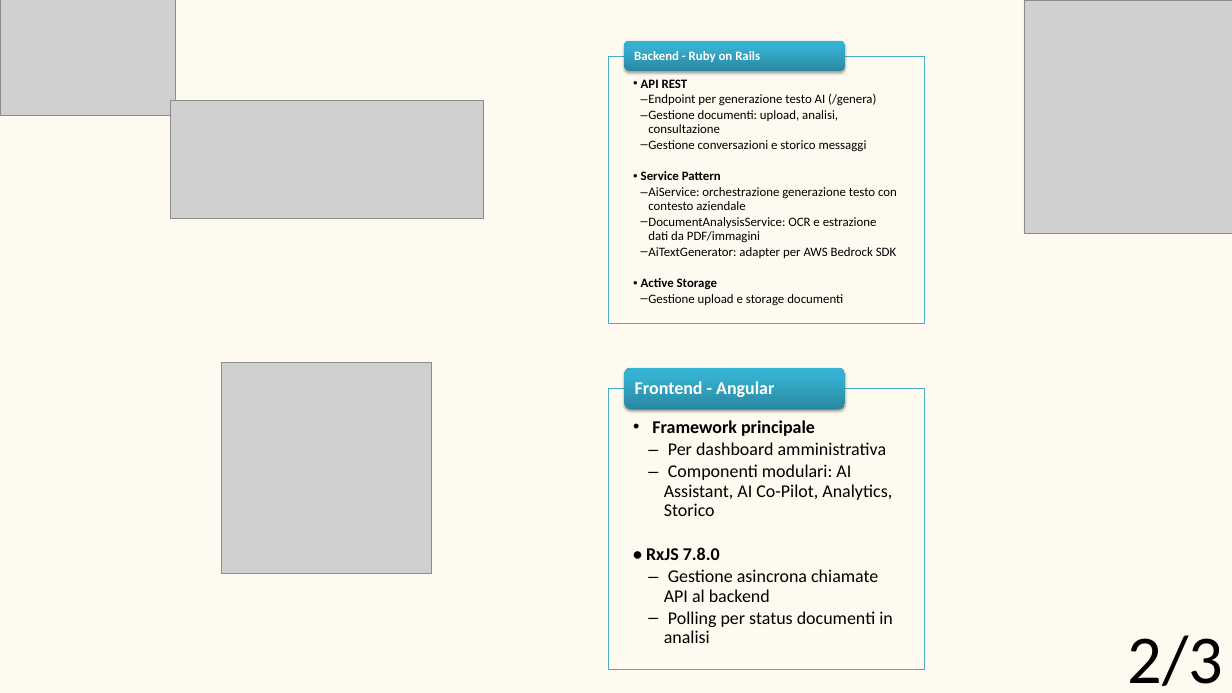
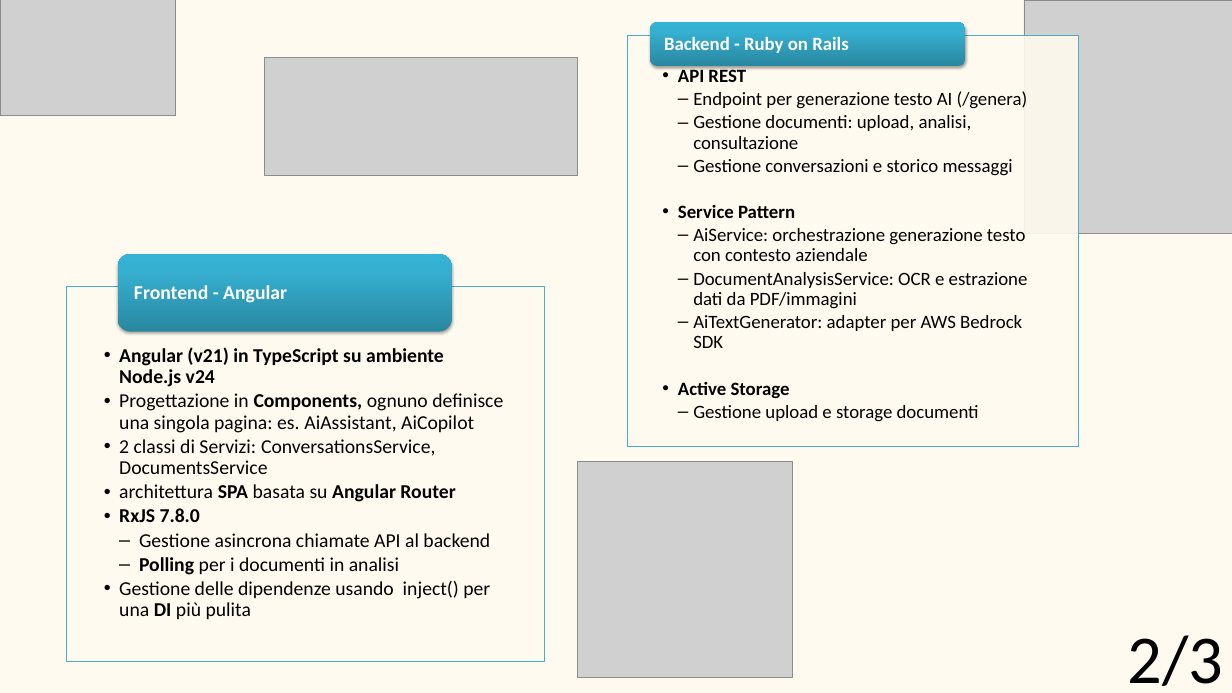
Before and after one commit to BugBustersUnipd/DocumentazioneSWE, a slide deck: slide 3 of RTB/TECNOLOGIE/Tecnologie.pptx. Drawn at 1232x693 pixels with LibreOffice and Linux fonts; fonts in the diff are those of the drawing; grey boxes stand for pictures. Boxes give left, top, right and bottom in pixels: in the first picture for what was removed or moved away, otherwise in the second. Text is boxed around its words. In the diff, an @@ line names an element or a change of style, - is before the commit and + after.

Commit message:
aggiunto angular

```diff
--- a/RTB/TECNOLOGIE/Tecnologie.pptx
+++ b/RTB/TECNOLOGIE/Tecnologie.pptx
@@ rounded rectangle: place and size @@
-rounded rectangle at box(625, 41, 845, 71)
+rounded rectangle at box(650, 22, 965, 66)
@@ text "Backend - Ruby on Rails": place and size @@
-text "Backend - Ruby on Rails" at box(634, 51, 760, 62)
+text "Backend - Ruby on Rails" at box(664, 36, 849, 53)
@@ text "Backend - Ruby on Rails" at box(664, 36, 849, 53): size 15 to 22 pt; more space between paragraphs @@
@@ picture: place and size @@
-picture at box(170, 100, 483, 218)
+picture at box(264, 58, 577, 176)
@@ text "API REST": place and size @@
-text "API REST" at box(641, 79, 897, 305)
+text "API REST" at box(678, 67, 1028, 422)
@@ text "API REST" at box(678, 67, 1028, 422): size 15 to 22 pt; indent changed; more space between paragraphs @@
@@ rectangle: place and size @@
-rectangle at box(609, 56, 924, 323)
+rectangle at box(628, 35, 1078, 446)
@@ rounded rectangle added at box(118, 254, 452, 331), fill gradient #2A88A2 to #37B1D2 to #34B4D6 @@
@@ text "Frontend - Angular": place and size @@
-text "Frontend - Angular" at box(635, 381, 774, 397)
+text "Frontend - Angular" at box(134, 285, 287, 303)
@@ text "Frontend - Angular" at box(134, 285, 287, 303): size 21 to 23 pt @@
@@ rectangle added at box(67, 286, 544, 661), fill #FFFAEF at 90% opacity, outline #4BACC6 0.75 pt @@
@@ text added at box(119, 347, 503, 620), 23 pt, text #000000 @@
+  • Angular (v21) in TypeScript su ambiente Node.js v24
+  • Progettazione in Components, ognuno definisce una singola pagina: es. AiAssistant, AiCopilot
+  • 2 classi di Servizi: ConversationsService, DocumentsService
+  • architettura SPA basata su Angular Router
+  • RxJS 7.8.0
+    – Gestione asincrona chiamate API al backend
+    – Polling per i documenti in analisi
+  • Gestione delle dipendenze usando inject() per una DI più pulita
@@ rectangle removed at box(609, 389, 924, 670) @@
@@ rounded rectangle removed at box(625, 368, 845, 410) @@
@@ text removed at box(646, 420, 893, 643) @@
-  • Framework principale
-    – Per dashboard amministrativa
-    – Componenti modulari: AI Assistant, AI Co-Pilot, Analytics, Storico
-  • RxJS 7.8.0
-    – Gestione asincrona chiamate API al backend
-    – Polling per status documenti in analisi
@@ picture: place and size @@
-picture at box(221, 363, 432, 573)
+picture at box(577, 461, 793, 677)
```
Also in this commit, not shown: 1 other file.
